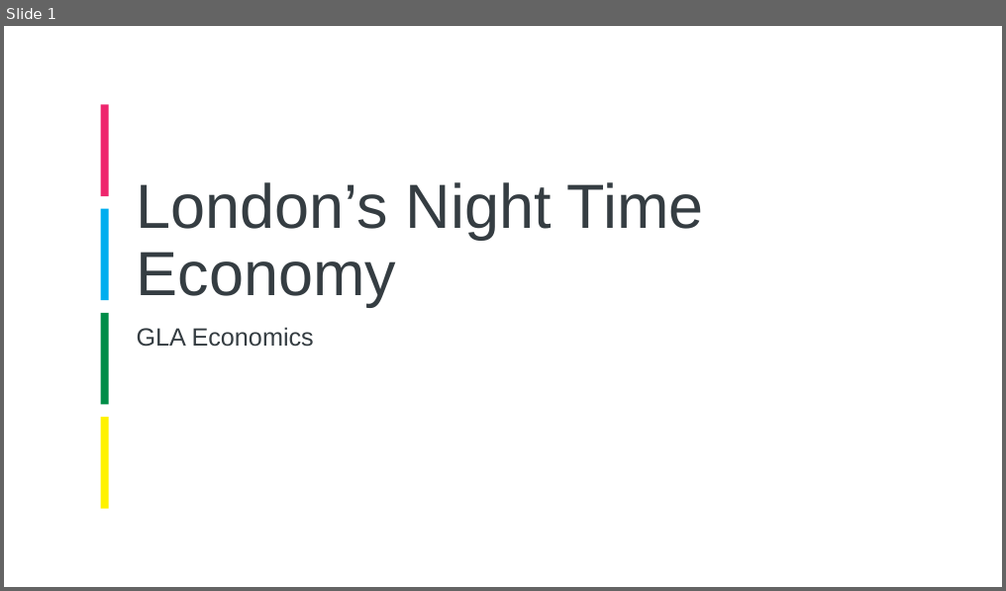
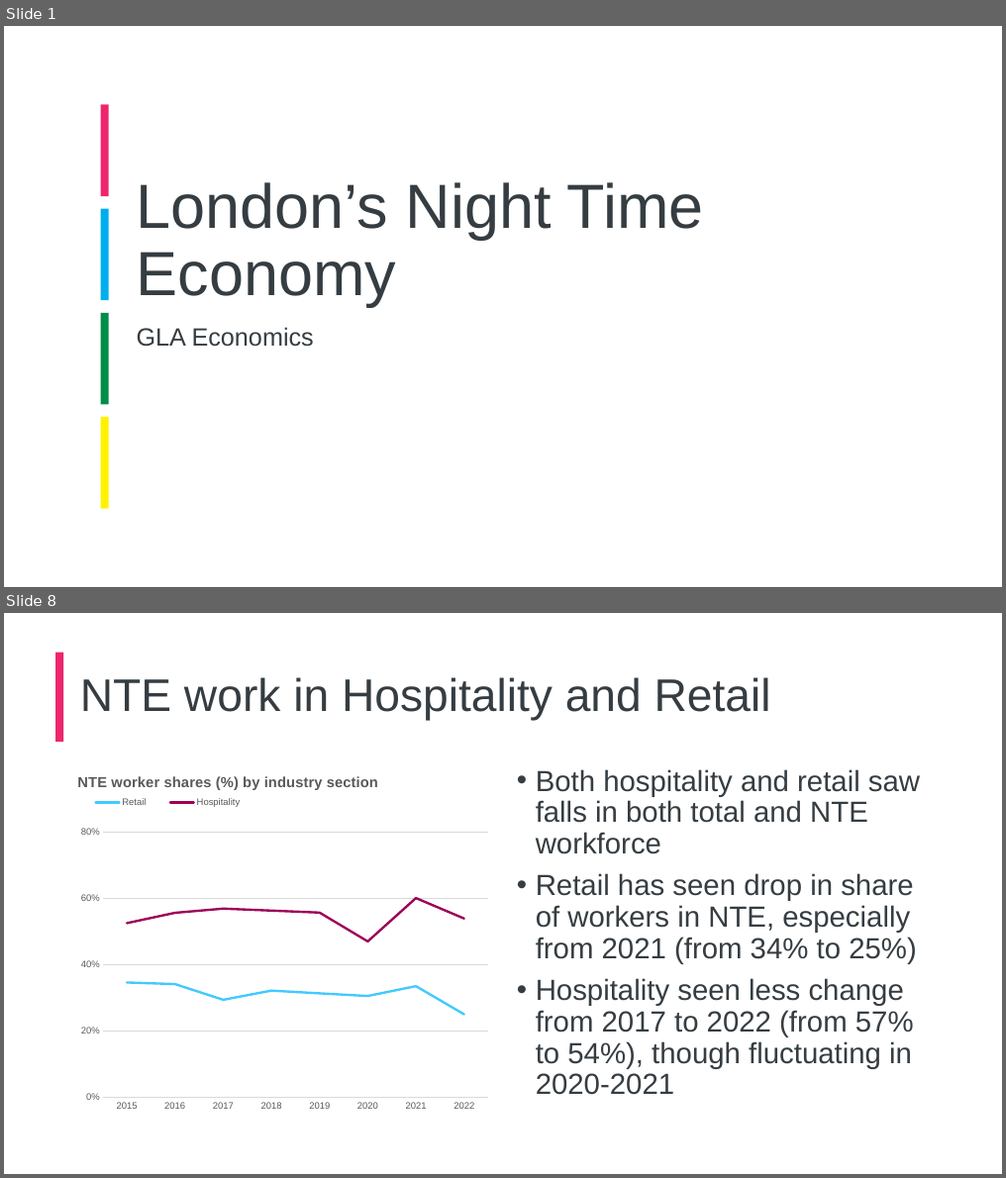
Before and after one commit to ammar-gla/NTE, a slide deck: Non-R/NTE Presentation, GLAE.pptx. Shown one above the other, each under a label of ours: slide 1 before the commit, slides 1 and 8 after it; the slides between them are not shown. The pictures are 1006x591 and 1006x1178 pixels, drawn with LibreOffice and Linux fonts; fonts in the diff are those of the drawing; background and template pictures are left out. Boxes give left, top, right and bottom in pixels: in the first picture for what was removed or moved away, otherwise in the second. Text is boxed around its words. In the diff, an @@ line names an element or a change of style, - is before the commit and + after.

```diff
--- a/Non-R/NTE Presentation, GLAE.pptx
+++ b/Non-R/NTE Presentation, GLAE.pptx
@@ slide 8 added at <box>4,613,1002,1174</box>, background #FFFFFF @@
@@ rectangle added at <box>55,653,63,743</box>, fill #EE266D @@
@@ title added at <box>80,677,771,721</box>, 44 pt, text #353D42 @@
+NTE work in Hospitality and Retail
@@ line chart added at <box>73,762,497,1119</box> @@
+title "NTE worker shares (%) by industry section "
+categories: 2015, 2016, 2017, 2018, 2019, 2020, 2021, 2022
+Retail : 0.35, 0.34, 0.29, 0.32, 0.31, 0.31, 0.34, 0.25
+Hospitality : 0.53, 0.56, 0.57, 0.56, 0.56, 0.47, 0.6, 0.54
@@ text added at <box>536,769,920,1095</box>, 28 pt, text #353D42 @@
+• Both hospitality and retail saw falls in both total and NTE workforce
+• Retail has seen drop in share of workers in NTE, especially from 2021 (from 34% to 25%)
+• Hospitality seen less change from 2017 to 2022 (from 57% to 54%), though fluctuating in 2020-2021
```
Also in this commit, not shown: 9 slides changed, 2 other slides added, 4 other files.
